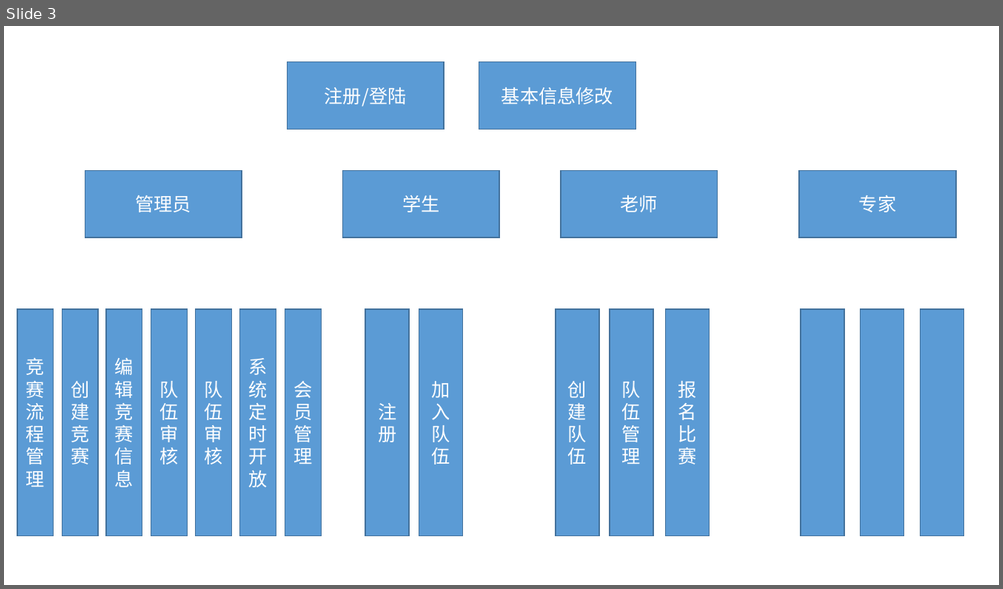
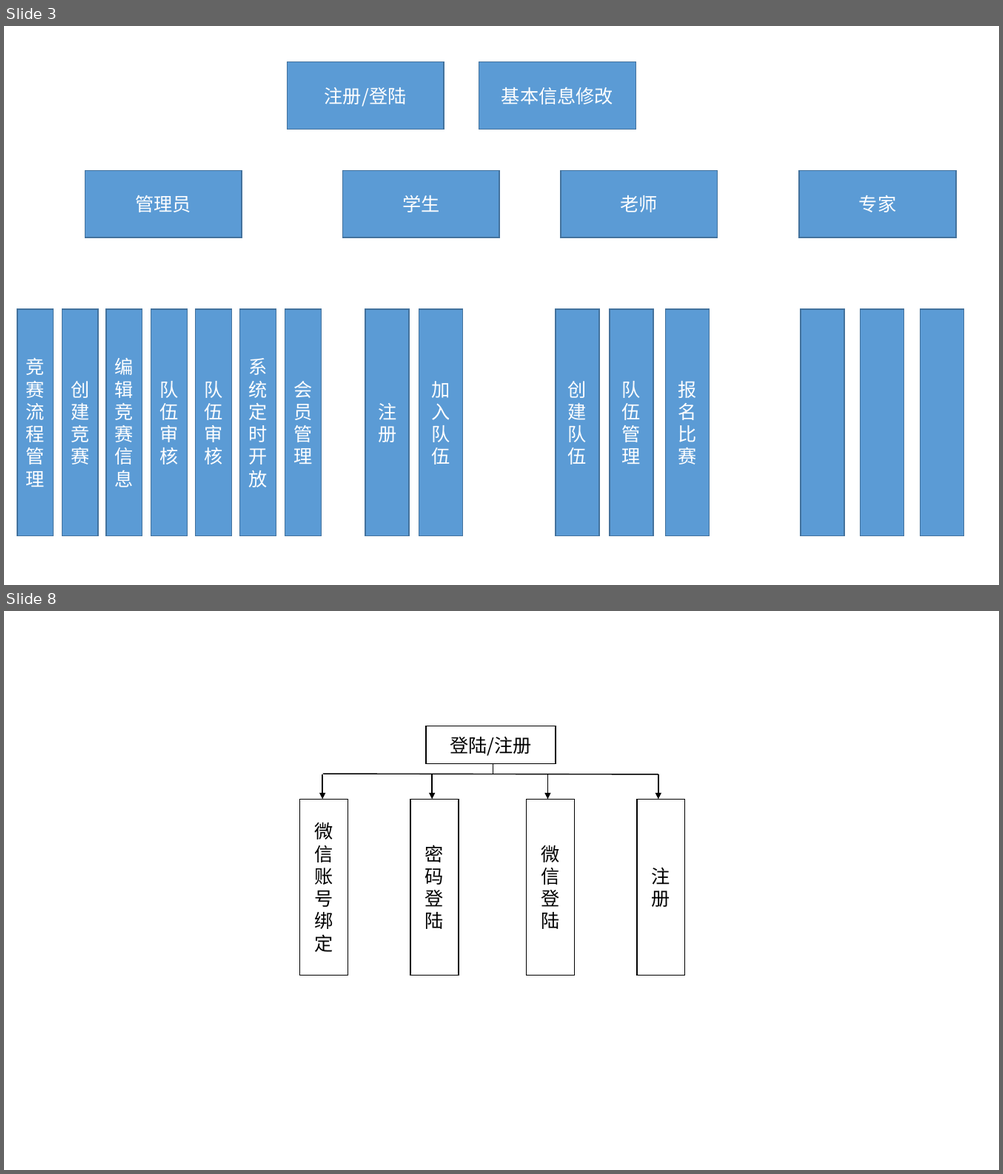
Before and after one commit to Hengliy/UndergraduateThesis, a slide deck: thesis/论文.pptx. Shown one above the other, each under a label of ours: slide 3 before the commit, slides 3 and 8 after it; the slides between them are not shown. The pictures are 1003x589 and 1003x1174 pixels, drawn with LibreOffice and Linux fonts; fonts in the diff are those of the drawing. Boxes give left, top, right and bottom in pixels: in the first picture for what was removed or moved away, otherwise in the second. Text is boxed around its words. In the diff, an @@ line names an element or a change of style, - is before the commit and + after.

```diff
--- a/thesis/论文.pptx
+++ b/thesis/论文.pptx
@@ slide 8 added at <box>4,611,999,1170</box>, background #FFFFFF @@
@@ rectangle added at <box>427,726,556,764</box>, fill #FFFFFF, outline #000000 1 pt, 18 pt, text #000000 @@
+登陆/注册
@@ line added from (492, 765) to (492, 775), #000000 1 pt @@
@@ line added from (323, 774) to (658, 775), #000000 1 pt @@
@@ arrow added from (323, 775) to (323, 799), #000000 1 pt @@
@@ arrow added from (432, 775) to (432, 799), #000000 1 pt @@
@@ arrow added from (548, 775) to (548, 799), #000000 1 pt @@
@@ arrow added from (658, 775) to (658, 799), #000000 1 pt @@
@@ rectangle added at <box>300,799,348,975</box>, fill #FFFFFF, outline #000000 1 pt, 18 pt, text #000000 @@
+微信账号绑定
@@ rectangle added at <box>410,799,458,975</box>, fill #FFFFFF, outline #000000 1 pt, 18 pt, text #000000 @@
+密码登陆
@@ rectangle added at <box>526,799,574,975</box>, fill #FFFFFF, outline #000000 1 pt, 18 pt, text #000000 @@
+微信登陆
@@ rectangle added at <box>637,799,685,975</box>, fill #FFFFFF, outline #000000 1 pt, 18 pt, text #000000 @@
+注册
```
Also in this commit, not shown: 1 slide changed, 4 other slides added, 1 slide removed, 44 other files.
